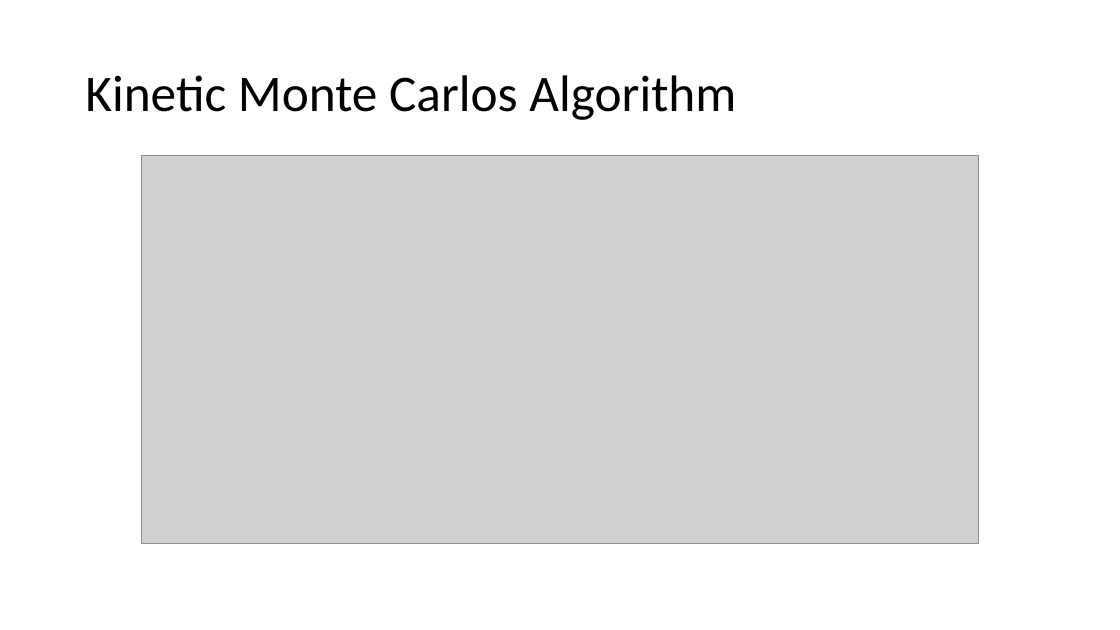
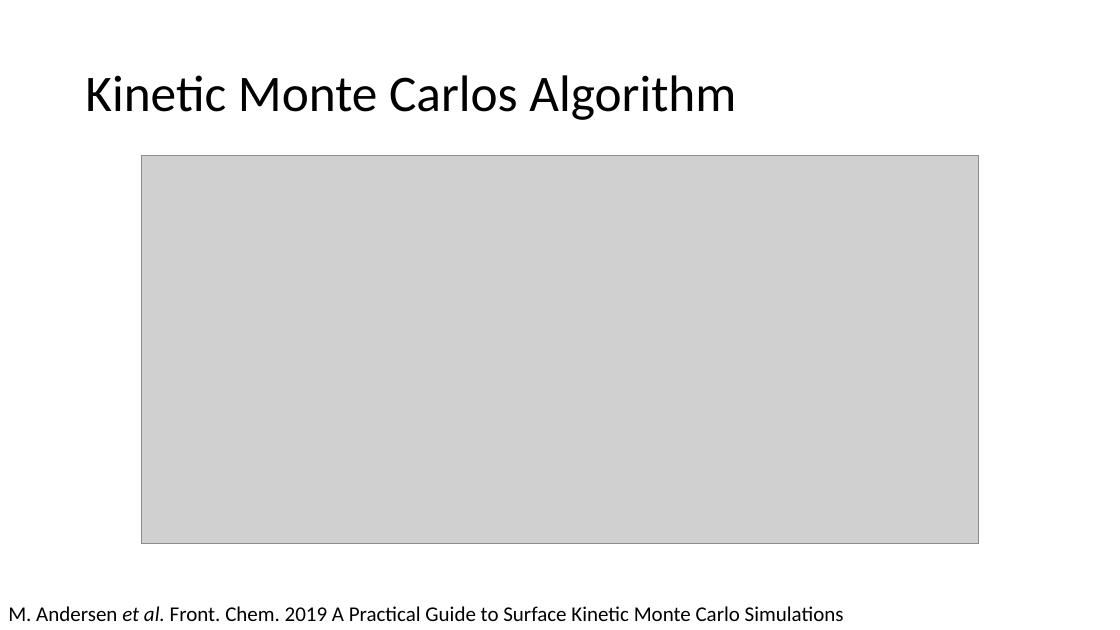
Before and after one commit to ChrisLiutx/Monte-Carlos-MgO-TDDB, a slide deck: slide 7 of Notes.pptx (slide 1 before the commit). Drawn at 1120x630 pixels with LibreOffice and Linux fonts; fonts in the diff are those of the drawing; grey boxes stand for pictures. Boxes give left, top, right and bottom in pixels: in the first picture for what was removed or moved away, otherwise in the second. Text is boxed around its words. In the diff, an @@ line names an element or a change of style, - is before the commit and + after.

```diff
--- a/Notes.pptx
+++ b/Notes.pptx
@@ text added at <box>8,606,844,621</box>, 18 pt, text #000000 @@
+M. Andersen et al. Front. Chem. 2019 A Practical Guide to Surface Kinetic Monte Carlo Simulations
```
Also in this commit, not shown: 3 other slides changed, 12 slides added, 1 slide removed, 4 other files.
